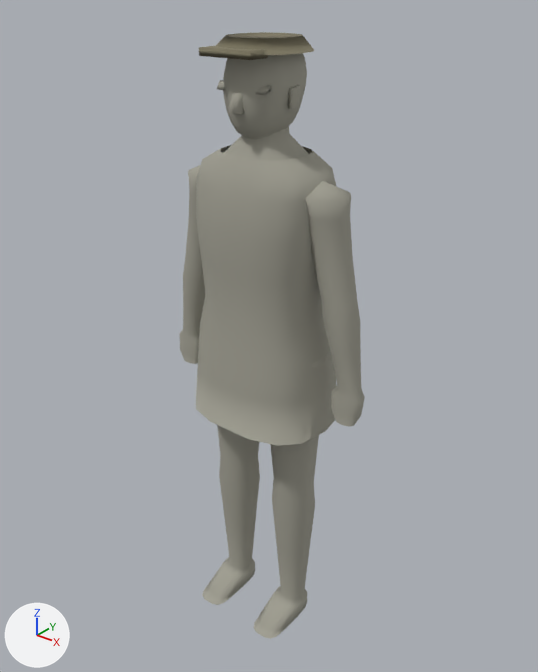
The glTF model public/models/civilian_old.glb as it was, and as the next commit left it.
Rendered twice from a 50 mm camera at (1.164, -1.438, 1.842) aimed at (-0.012, 0.03, 0.931). The lights are fixed; the arrows at lower left show +X, +Y and +Z. The older version comes first.

Names of what the first picture shows: 'Body', 'att_Trim_26'.
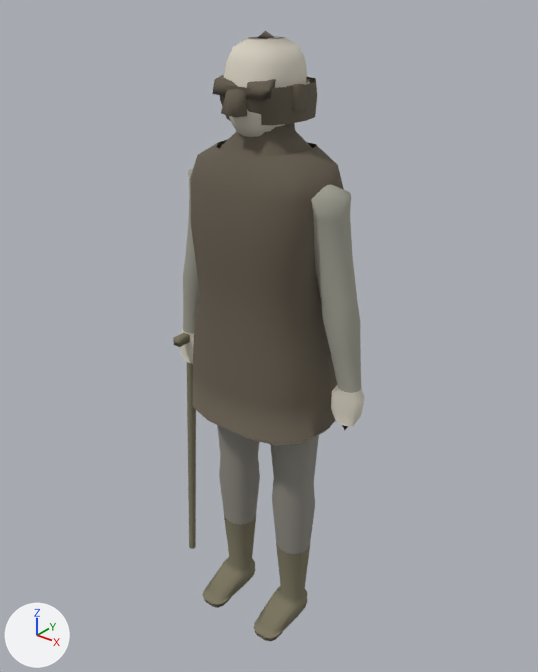
Where the change shows, as pixel boxes [x1, y1, x2, y2] in the pictures (538 x 672 px):
'Body', reshaped: before [180, 53, 365, 639]; after [180, 31, 365, 641]
'att_Trim_26', reshaped, moved (79% narrower, 648% taller): before [199, 32, 314, 60]; after [173, 333, 196, 549]
part 1 of me_mesh_1, added: after [173, 333, 190, 347]
part 2 of me_mesh_1, added: after [187, 362, 196, 549]
part 3 of me_mesh_1, deleted (yellow): before [216, 32, 314, 55]
part 4 of me_mesh_1, deleted (yellow): before [199, 46, 268, 60]
part 5 of me_mesh_0, added (brown): after [221, 89, 247, 118]
part 6 of me_mesh_0, added (brown): after [212, 75, 276, 101]
part 7 of me_mesh_0, added: after [287, 84, 307, 111]
part 8 of me_mesh_0, added: after [190, 31, 348, 641]
part 9 of me_mesh_0, recoloured: before [180, 53, 365, 426]; after [180, 36, 365, 426]
part 10 of me_mesh_0, recoloured: before [217, 354, 328, 554]; after [217, 425, 319, 554]
part 11 of me_mesh_0, recoloured (grey to yellow): [202, 557, 307, 639] in both

The change in detail:
Material 'Outline' (mat_outline) is new.
Its base color is (0.137, 0.114, 0.0824) (brown #675f51).
Its roughness is 1.0.
Material 'Skin' (mat_skin) is new.
Its base color is (0.706, 0.659, 0.557) (pale yellow #dbd4c5).
Its roughness is 1.0.
Material 'Legs' (mat_legs) is new.
Its base color is (0.275, 0.259, 0.227) (grey #8f8b83).
Its roughness is 1.0.
Material 'Hair' (mat_hair) is new.
Its base color is (0.655, 0.62, 0.533) (light grey #d4cec1).
Its roughness is 1.0.
Material 'Shoes' (mat_shoes) is new.
Its base color is (0.208, 0.188, 0.122) (yellow #7e7862).
Its roughness is 1.0.
me_mesh_1 is used by ob_att_trim_26; location (0.0, 0.0, 1.51).
me_mesh_1 had 38 vertices, 68 faces and spanned x -0.118..0.118, y -0.142..0.109, z 0.167..0.206.
me_mesh_1 now has 38 vertices, 68 faces and spans x -0.015..0.015, y -0.072..0.005, z -0.804..-0.004.
me_mesh_1 part 1: a new loose piece, a box spanning x -0.012..0.012, y -0.072..0.0, z -0.028..-0.004, in mat_trim (yellow #7e7862).
me_mesh_1 part 2: a new loose piece of 30 vertices spanning x -0.015..0.015, y -0.066..0.005, z -0.804..-0.014, in mat_trim (yellow #7e7862).
me_mesh_1 part 3: the loose piece of 30 vertices spanning x -0.118..0.118, y -0.125..0.109, z 0.174..0.206 is deleted.
me_mesh_1 part 4: the loose piece of 8 vertices spanning x -0.075..0.075, y -0.142..-0.082, z 0.167..0.185 is deleted.
me_mesh_0 is used by ob_body; location (0.0, 0.0, 0.0).
me_mesh_0 had 1055 vertices, 2078 faces and spanned x -0.32..0.32, y -0.16..0.16, z 0.02..1.71.
me_mesh_0 now has 2266 vertices, 4296 faces and spans x -0.32..0.32, y -0.17..0.17, z 0.01..1.73.
me_mesh_0 part 5: the loose piece of 8 vertices spanning x -0.02..0.02, y -0.12..-0.09, z 1.55..1.6 is copied, and the copy is scaled about its middle by (1.68, 1.62, 1.29), in mat_outline (brown #675f51); it spans x -0.03..0.03, y -0.13..-0.08, z 1.54..1.61.
me_mesh_0 part 6: the loose piece of 8 vertices spanning x -0.08..0.08, y -0.09..-0.07, z 1.6..1.62 is copied, and the copy is scaled about its middle by (1.02, 2.31, 2.51), in mat_outline (brown #675f51); it spans x -0.08..0.08, y -0.1..-0.06, z 1.59..1.63.
me_mesh_0 part 7: the loose piece of 8 vertices spanning x 0.09..0.1, y -0.02..0.01, z 1.56..1.61 is copied, and the copy is scaled about its middle by (3.32, 1.37, 1.17), in mat_outline (brown #675f51); it spans x 0.07..0.11, y -0.03..0.02, z 1.56..1.62.
me_mesh_0 part 8: 1179 vertices added at x -0.31..0.31, y -0.17..0.17, z 0.01..1.73.
me_mesh_0 part 9: 650 faces spanning x -0.32..0.32, y -0.12..0.1, z 0.77..1.71 switch from mat_body (grey #a3a194) to mat_skin (pale yellow #dbd4c5).
me_mesh_0 part 10: 308 faces spanning x -0.19..0.19, y -0.09..0.09, z 0.28..0.99 switch from mat_body (grey #a3a194) to mat_legs (grey #8f8b83).
me_mesh_0 part 11: 224 faces spanning x -0.16..0.16, y -0.16..0.04, z 0.02..0.09 switch from mat_body (grey #a3a194) to mat_shoes (yellow #7e7862).
Other edits to the shape of me_mesh_0 do not show in these pictures.
me_mesh_0 gains material mat_hair (light grey #d4cec1).
me_mesh_0 gains material mat_outline (brown #675f51).
Object 'att_Trim_26' (ob_att_trim_26) moves from (0.0, 0.0, 1.51) to (-0.278, 0.0, 0.885).
